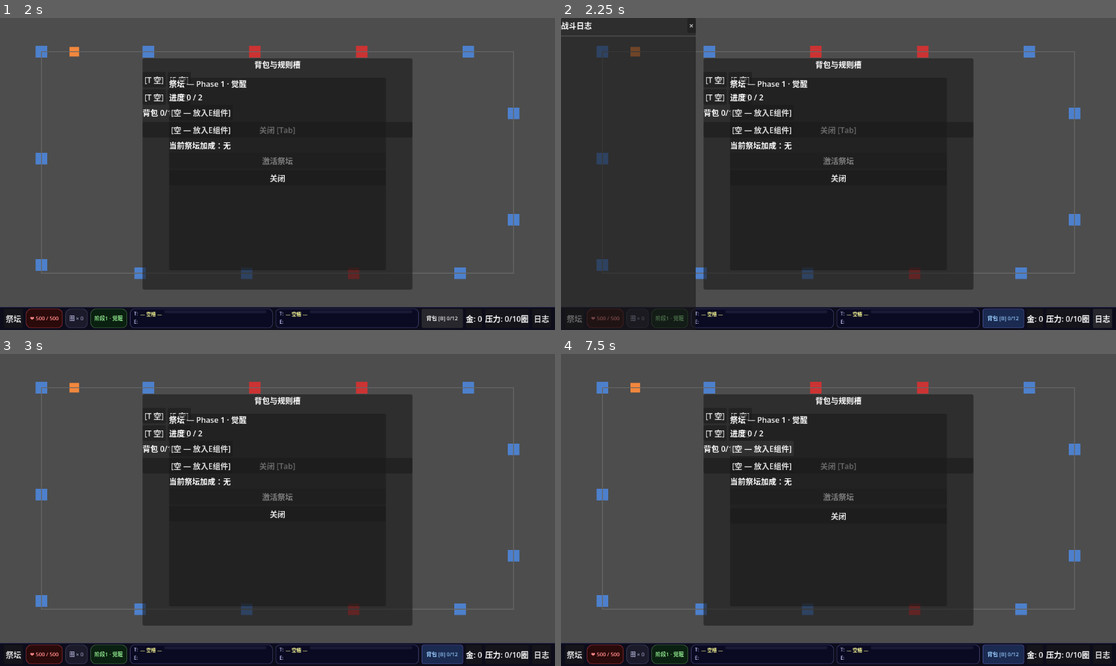
Above: before the commit, frames 1-4 (two rows, left to right).
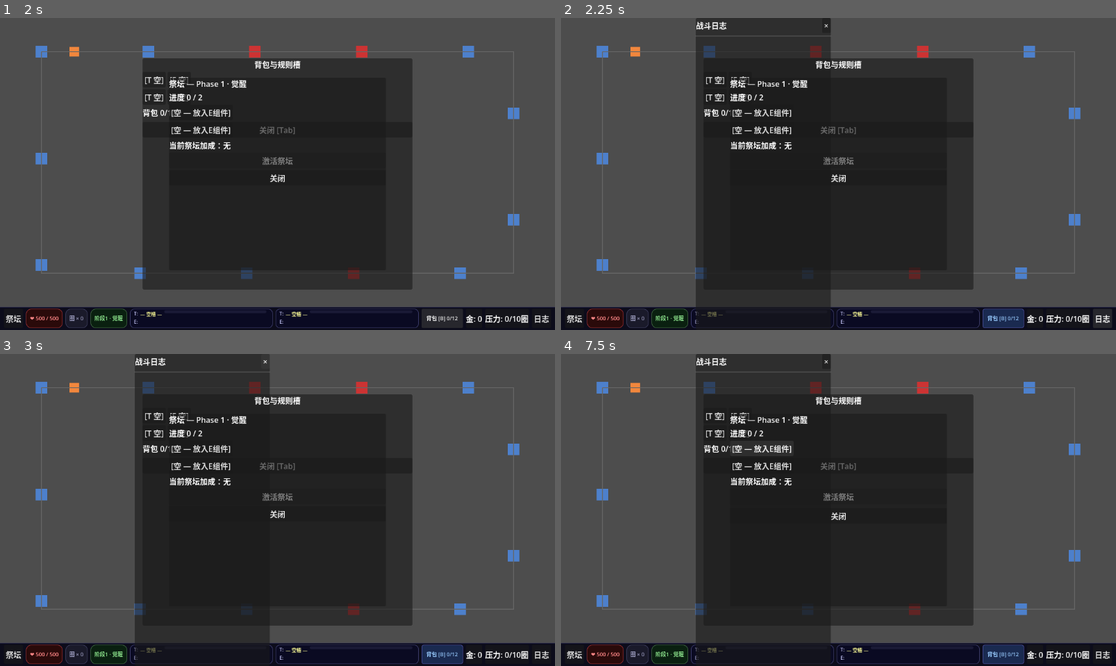
Above: after the commit, the same moments.

Repository: 595145489/attribute-loop
Game: Godot game, scene res://scenes/main.tscn
Two runs of this game, one before a commit and one after it. Both use one fixed random seed, a clock stepped at 60 frames per second and the inputs below.
Inputs:
- Up to frame 1 (2 s): click "祭坛" at 0.5 s; click "背包 [B] 0/12" at 1.25 s
- Up to frame 2 (2.25 s): click "日志" at 2 s
- Up to frame 3 (3 s): click "×" at 2.75 s
- Up to frame 4 (7.5 s): click "[T 空]" at 3.5 s; click "[E 空]" at 4.25 s; click "[T 空]" at 5 s; click "[E 空]" at 5.75 s; click "关闭 [Tab]" at 6.5 s; click "[空 — 放入E组件]" at 7.25 s

Frame 1 is identical in both runs. In frame 2, 28% of the frame differs, in the area x 0-49%, y 0-100%; in frame 3, 5.5%; in frame 4, 5.6%.

Commit message:
feat: GameState speed_multiplier + _apply_time_scale via Engine.time_scale

Diff:
--- a/src/autoloads/GameState.gd
+++ b/src/autoloads/GameState.gd
@@ -5,7 +5,16 @@
 var loops_completed: int = 0
 var enemies_killed: int = 0
 var current_phase: int = 1
-var is_paused: bool = false
+var is_paused: bool = false:
+	set(value):
+		is_paused = value
+		_apply_time_scale()
+
+var speed_multiplier: float = 1.0:
+	set(value):
+		speed_multiplier = value
+		_apply_time_scale()
+
 var pending_reflect_ratio: float = 0.0
 var inventory: Array[ComponentData] = []
 var rule_slots: Array = []
@@ -30,6 +39,7 @@
 	enemies_killed = 0
 	current_phase = 1
 	is_paused = false
+	speed_multiplier = 1.0
 	pending_reflect_ratio = 0.0
 	inventory = []
 	rule_slots = []
@@ -41,6 +51,9 @@
 	verdict_loops_survived = 0
 	for i in 2:
 		rule_slots.append({"trigger": null, "effect": null})
+
+func _apply_time_scale() -> void:
+	Engine.time_scale = 0.0 if is_paused else speed_multiplier
 
 func inventory_has_space() -> bool:
 	return inventory.size() < DataTables.config.inventory_cap
--- /dev/null
+++ b/tests/unit/test_speed_control_state.gd
@@ -0,0 +1,39 @@
+extends GutTest
+
+func after_each() -> void:
+	GameState.is_paused = false
+	GameState.speed_multiplier = 1.0
+
+func test_speed_multiplier_default_is_one() -> void:
+	assert_eq(GameState.speed_multiplier, 1.0)
+
+func test_set_speed_multiplier_updates_time_scale() -> void:
+	GameState.is_paused = false
+	GameState.speed_multiplier = 2.0
+	assert_eq(Engine.time_scale, 2.0)
+
+func test_set_speed_multiplier_zero_pauses_time() -> void:
+	GameState.is_paused = false
+	GameState.speed_multiplier = 0.0
+	assert_eq(Engine.time_scale, 0.0)
+
+func test_is_paused_true_overrides_speed_multiplier() -> void:
+	GameState.speed_multiplier = 3.0
+	GameState.is_paused = true
+	assert_eq(Engine.time_scale, 0.0)
+
+func test_unpause_restores_speed_multiplier() -> void:
+	GameState.speed_multiplier = 2.0
+	GameState.is_paused = true
+	GameState.is_paused = false
+	assert_eq(Engine.time_scale, 2.0)
+
+func test_reset_restores_speed_to_one() -> void:
+	GameState.speed_multiplier = 3.0
+	GameState.reset()
+	assert_eq(GameState.speed_multiplier, 1.0)
+
+func test_reset_restores_time_scale_to_one() -> void:
+	GameState.speed_multiplier = 3.0
+	GameState.reset()
+	assert_eq(Engine.time_scale, 1.0)
